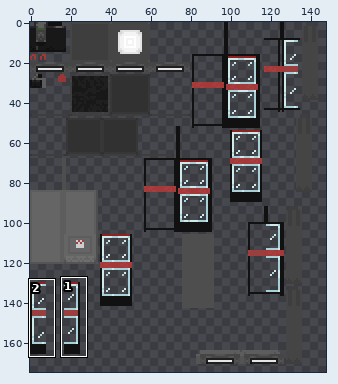
Sprite sheet: src/main/resources/assets/ait/textures/blockentities/exteriors/stallion/bt.png. The first picture is a wide view before the edit; the outline marks the close-up.
Close-up. Before the commit:
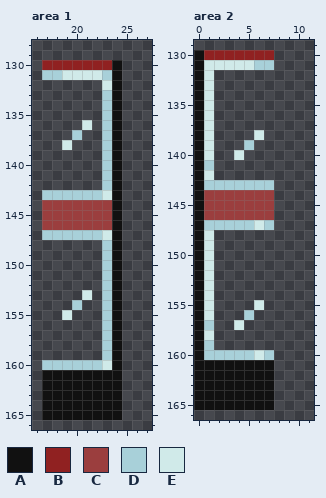
The file is 256x256 pixels. Colours within 5 levels of each other are drawn and written as one. Shown: area 1: x 16..27, y 128..166; area 2: x 0..11, y 129..166. The wide view leaves out empty margins. The commit also changed other parts of the picture, which this record leaves out.
Palette (. is transparent): A #111111  B #902121  C #9b3e3e  D #a8d0d9  E #d0eae9
Pixels before, area 1, first column x 17:
130 BBBBBBBA
131 DDEEEEDA
132 ......EA
133 ......DA
134 ......DA
135 ......DA
136 ....E.DA
137 ...D..DA
138 ..E...DA
139 ......DA
140 ......DA
141 ......DA
142 ......DA
143 DDDDDDEA
144 CCCCCCCA
145 CCCCCCCA
146 CCCCCCCA
147 DDDDDDEA
148 ......DA
149 ......DA
150 ......DA
151 ......DA
152 ......DA
153 ....E.DA
154 ...D..DA
155 ..E...DA
156 ......DA
157 ......DA
158 ......DA
159 ......DA
160 DDDDDDEA
161 AAAAAAAA
162 AAAAAAAA
163 AAAAAAAA
164 AAAAAAAA
165 AAAAAAAA
Pixels before, area 2, first column x 0:
130 ABBBBBBB
131 AEEEEEDD
132 AE......
133 AE......
134 AE......
135 AE......
136 AE......
137 AE......
138 AE....E.
139 AE...D..
140 AE..E...
141 AD......
142 AE......
143 ADDDDDDD
144 ACCCCCCC
145 ACCCCCCC
146 ACCCCCCC
147 ADDDDDED
148 AE......
149 AE......
150 AE......
151 AE......
152 AE......
153 AE......
154 AE......
155 AE....E.
156 AE...D..
157 AD..E...
158 AE......
159 AD......
160 ADDDDDED
161 AAAAAAAA
162 AAAAAAAA
163 AAAAAAAA
164 AAAAAAAA
165 AAAAAAAA
The same view after the edit:
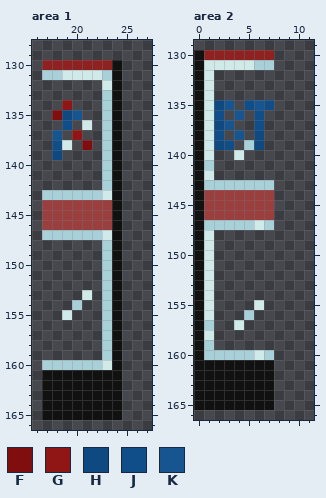
Colours new in this view: F #810e0e  G #901616  H #0e4981  J #0f4e89  K #165590
Changes in this commit:
Area 1:
The author put colour F in row 135 at x 18; in row 138 at x 21.
The author put colour G in row 134 at x 19.
Colour D becomes colour G in row 137 at x 20.
The author put colour H in row 135 at x 19; in row 139 at x 18.
The author put colour J in row 136 at x 19; in row 138 at x 18.
The author put colour K in row 135 at x 20; in row 137 at x 18.
Area 2:
The author put colour H in row 135 at x 2; in row 137 at x 2; in row 139 at x 2 and 6.
Colour E becomes colour H in row 138 at x 6.
The author put colour J in row 135 at x 5 and 7; in row 136 at x 2 and 6; in row 137 at x 6; in row 138 at x 2; in row 139 at x 3.
The author put colour K in row 135 at x 3 and 6; in row 136 at x 4; in row 137 at x 3; in row 138 at x 4.
Changed places in both close-ups, as pixel boxes (x1, y1, x2, y2):
changed: (52, 100, 92, 160)
changed: (214, 100, 274, 150)
